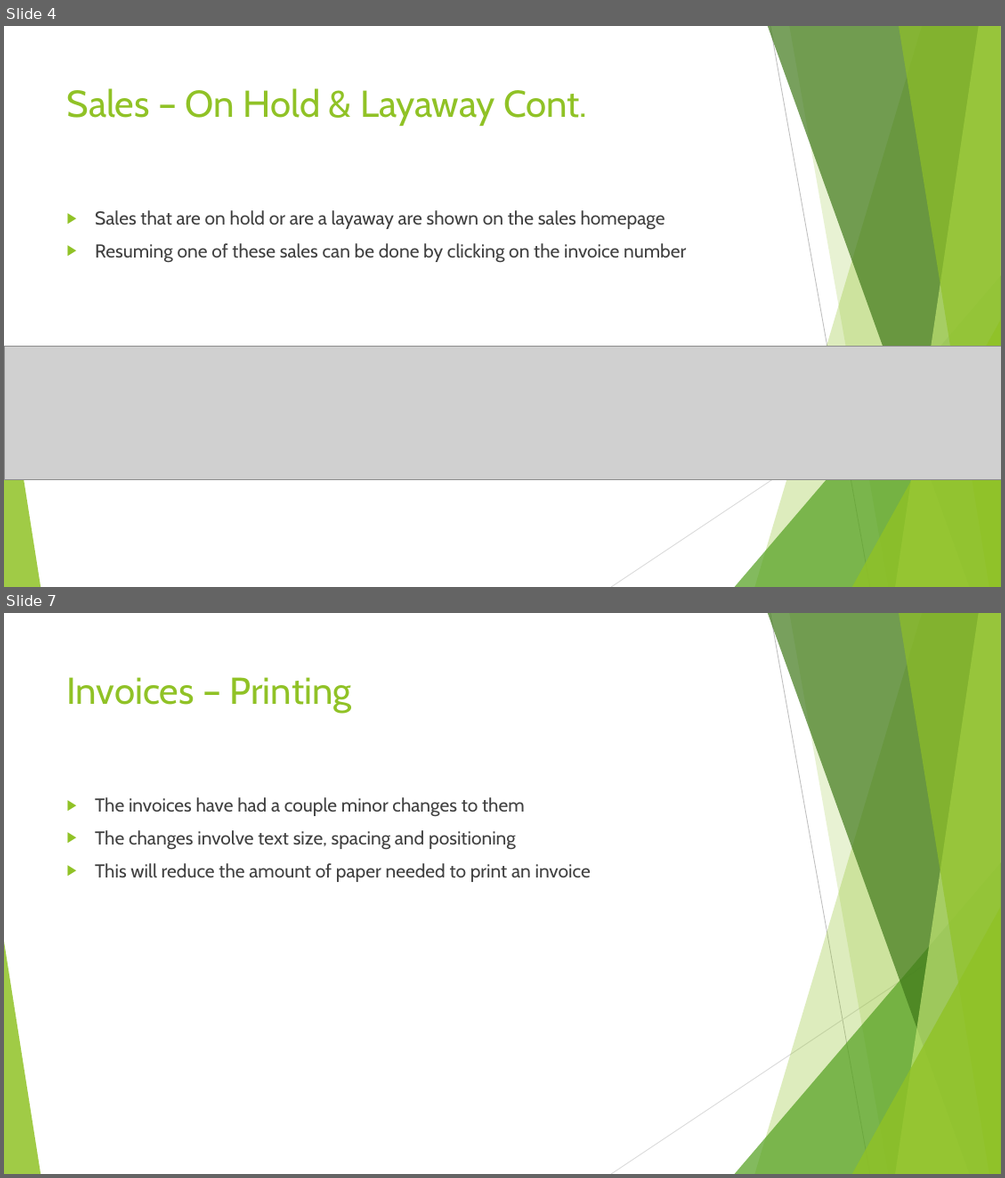
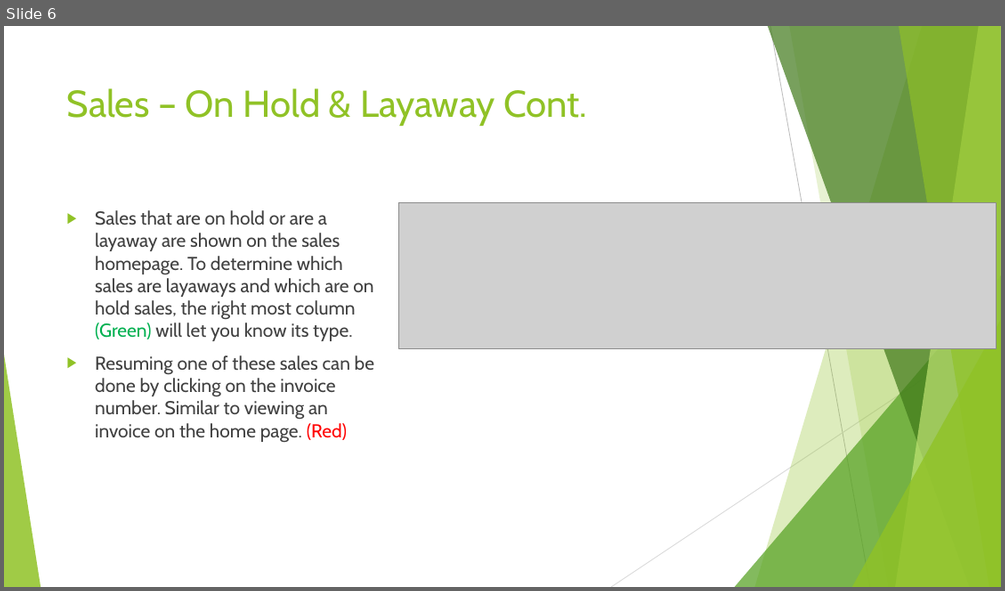
Before and after one commit to SweetSpotProShop/SweetSpot-Documentation, a slide deck: Release Powerpoints/V3.1.0.pptx. Shown one above the other, each under a label of ours: slides 4 and 7 before the commit, slide 6 after it; the slides between them are not shown. The pictures are 1005x1178 and 1005x591 pixels, drawn with LibreOffice and Linux fonts; fonts in the diff are those of the drawing; grey boxes stand for pictures. Boxes give left, top, right and bottom in pixels: in the first picture for what was removed or moved away, otherwise in the second. Text is boxed around its words. In the diff, an @@ line names an element or a change of style, - is before the commit and + after.

Commit message:
V3.1.0 - PowerPoint updated
-Updated the powerpoint for V3.1.0
-Temp Screenshots added

```diff
--- a/Release Powerpoints/V3.1.0.pptx
+++ b/Release Powerpoints/V3.1.0.pptx
@@ slide 7 removed at (x1=4, y1=613, x2=1001, y2=1174), background #FFFFFF; not listed: 10 template elements that a slide beside it also shows @@
@@ title removed at (x1=67, y1=677, x2=352, y2=713) @@
-Invoices – Printing
@@ text removed at (x1=95, y1=797, x2=591, y2=882) @@
-▶ The invoices have had a couple minor changes to them
-▶ The changes involve text size, spacing and positioning
-▶ This will reduce the amount of paper needed to print an invoice
@@ what was slide 4 is now slide 6 @@
@@ slide 6 changed as well @@
@@ text at (x1=95, y1=210, x2=374, y2=442): text changed @@
-▶ Sales that are on hold or are a layaway are shown on the sales homepage
-▶ Resuming one of these sales can be done by clicking on the invoice number
+▶ Sales that are on hold or are a layaway are shown on the sales homepage. To determine which sales are layaways and which are on hold sales, the right most column (Green) will let you know its type.
+▶ Resuming one of these sales can be done by clicking on the invoice number. Similar to viewing an invoice on the home page. (Red)
@@ picture added at (x1=399, y1=202, x2=995, y2=349) @@
@@ picture removed at (x1=4, y1=346, x2=1001, y2=480) @@
```
Also in this commit, not shown: 6 other slides changed, 5 slides added, 3 other slides removed, 9 other files.
